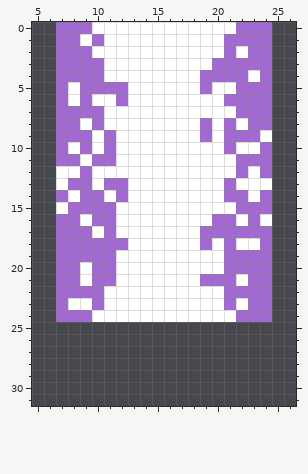
Two versions of one pixel-art sprite, textures/purpleSmokeDown.png. That is the earlier state.
The file is 32x32 pixels. Shown: x 5..26, y 0..31.
Now the later version:
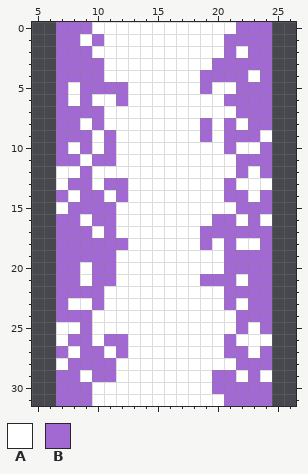
Palette (. is transparent): A #ffffff  B #a369d3
Change:
@@ x 5..26 @@
 24 ..BBBAAAAAAAAAAAABBB..
-25 ......................
-26 ......................
-27 ......................
-28 ......................
-29 ......................
-30 ......................
-31 ......................
+25 ..AABAAAAAAAAAAAABAB..
+26 ..ABBABBAAAAAAAABAAA..
+27 ..BABBABAAAAAAAABBAB..
+28 ..ABBBBAAAAAAAAAABBB..
+29 ..BBABBAAAAAAAABBABA..
+30 ..BBBAAAAAAAAAABBBBB..
+31 ..BBBAAAAAAAAAAABBBB..
Boxes around the changes in both pictures, in picture pixels (x1, y1, x2, y2):
added: (56, 322, 272, 406)
